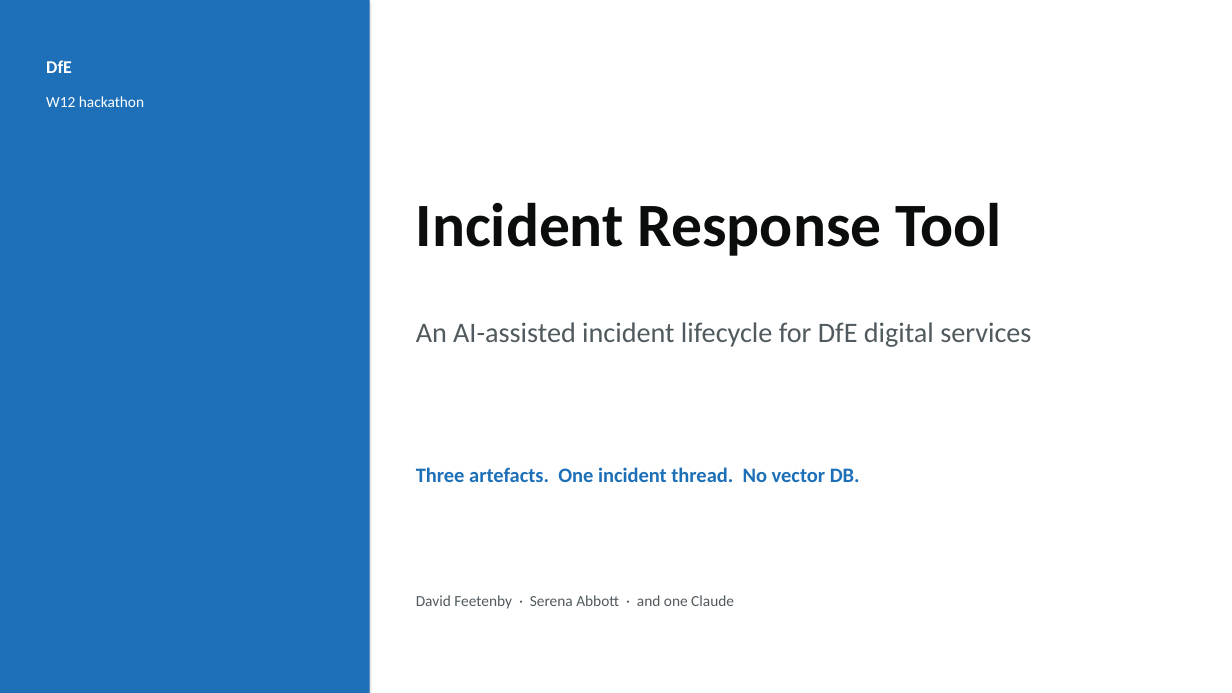
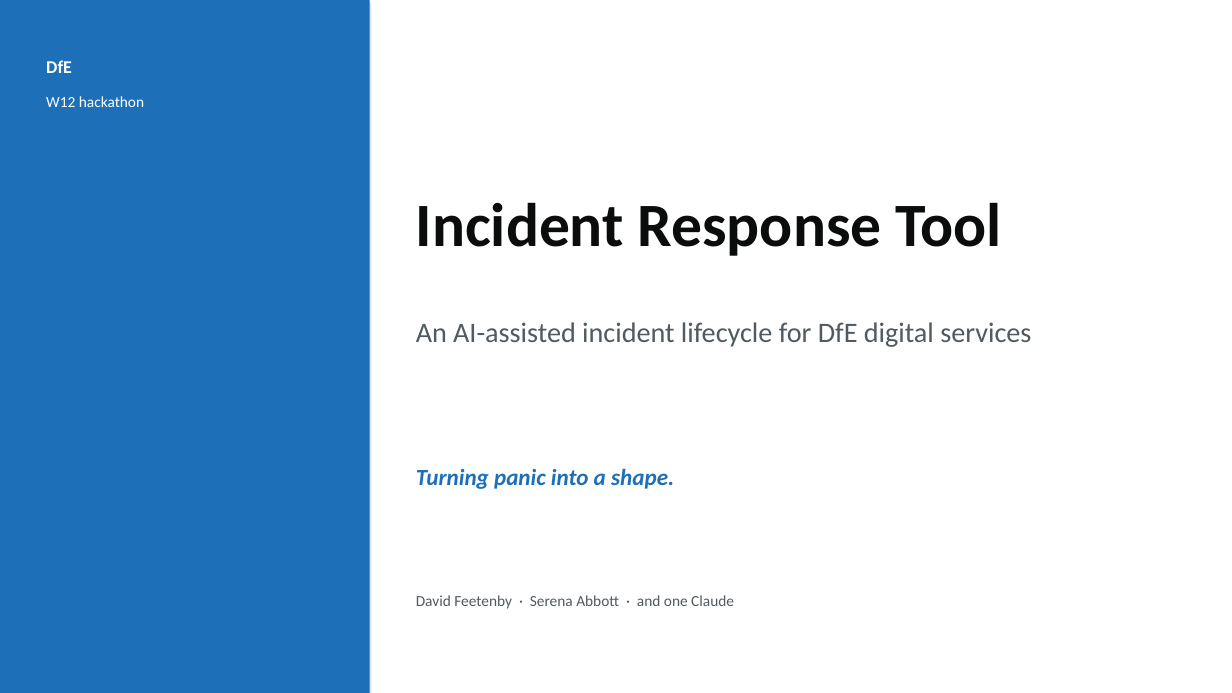
Before and after one commit to DFE-Digital/incident-response-tool, a slide deck: slide 1 of docs/incident-response-tool.pptx. Drawn at 1232x693 pixels with LibreOffice and Linux fonts; fonts in the diff are those of the drawing. Boxes give left, top, right and bottom in pixels: in the first picture for what was removed or moved away, otherwise in the second. Text is boxed around its words. In the diff, an @@ line names an element or a change of style, - is before the commit and + after.

```diff
--- a/docs/incident-response-tool.pptx
+++ b/docs/incident-response-tool.pptx
@@ text at box(416, 468, 674, 489): text changed; size 16 to 18 pt; italic on @@
-Three artefacts. One incident thread. No vector DB.
+Turning panic into a shape.
```
Also in this commit, not shown: 4 slides added, 4 slides removed, 1 other file.
